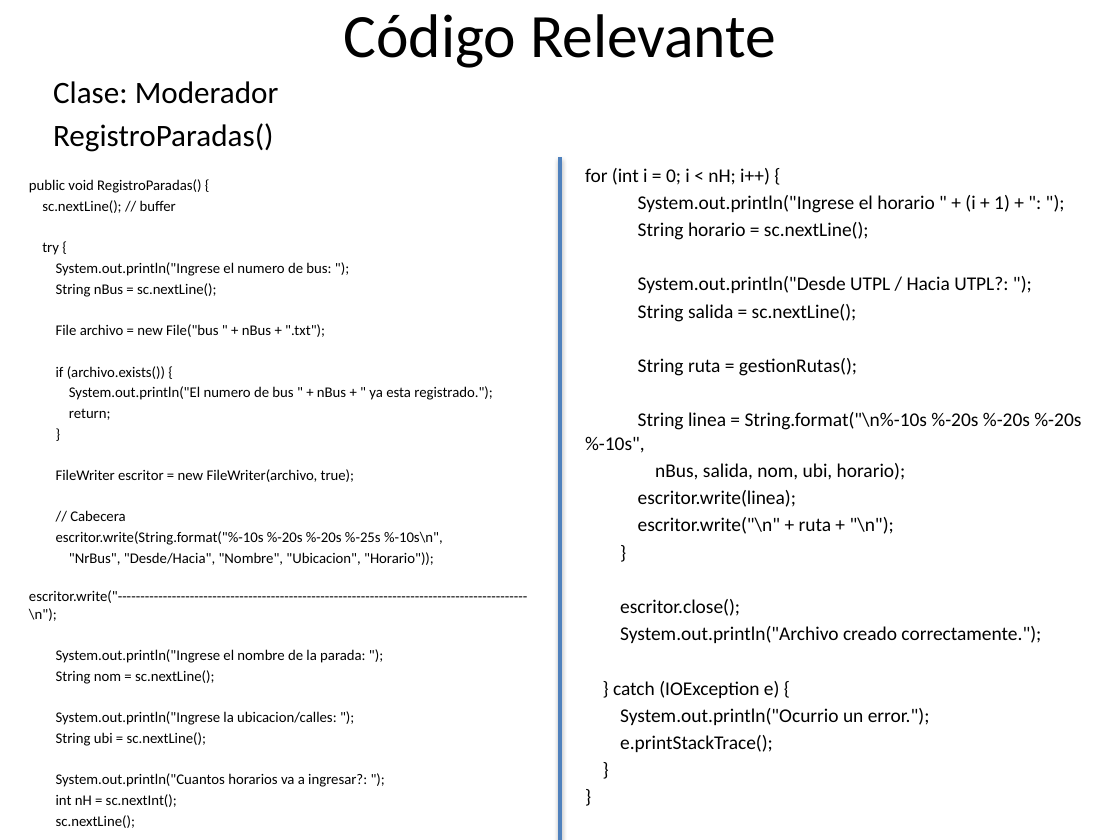
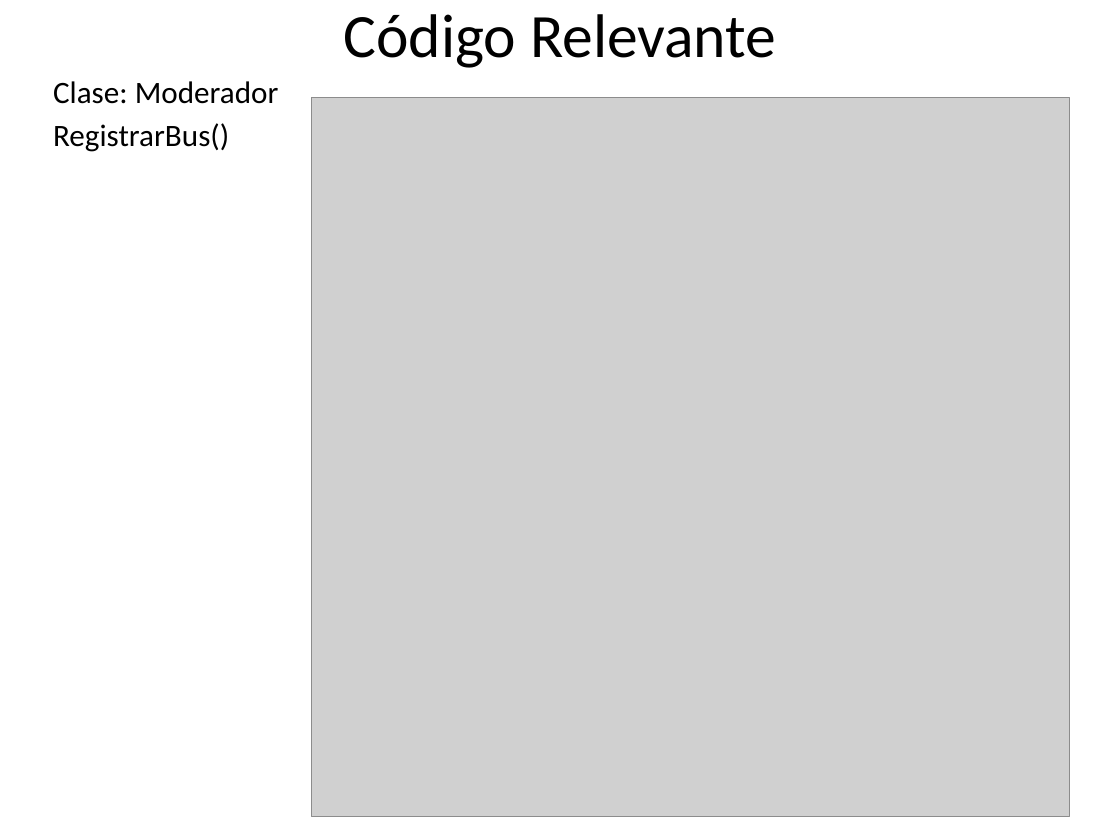
Before and after one commit to ProOrientadaObjetos-P-D-AA2025/aab1-25-proyecto-bimestral-1er-bim-grupal-JairoMacas-P, a slide deck: slide 6 of Varios/Presentacion_GestionBuses.pptx. Drawn at 1120x840 pixels with LibreOffice and Linux fonts; fonts in the diff are those of the drawing; grey boxes stand for pictures; background and template pictures are left out. Boxes give left, top, right and bottom in pixels: in the first picture for what was removed or moved away, otherwise in the second. Text is boxed around its words. In the diff, an @@ line names an element or a change of style, - is before the commit and + after.

```diff
--- a/Varios/Presentacion_GestionBuses.pptx
+++ b/Varios/Presentacion_GestionBuses.pptx
@@ picture added at bbox=[311, 97, 1068, 816] @@
@@ text at bbox=[53, 123, 229, 152]: text changed @@
-RegistroParadas()
+RegistrarBus()
@@ text removed at bbox=[29, 179, 527, 828] @@
-public void RegistroParadas() {
-sc.nextLine(); // buffer
-try {
-System.out.println("Ingrese el numero de bus: ");
-String nBus = sc.nextLine();
-File archivo = new File("bus " + nBus + ".txt");
-if (archivo.exists()) {
-System.out.println("El numero de bus " + nBus + " ya esta registrado.");
-return;
-}
-FileWriter escritor = new FileWriter(archivo, true);
-// Cabecera
-escritor.write(String.format("%-10s %-20s %-20s %-25s %-10s\n",
-"NrBus", "Desde/Hacia", "Nombre", "Ubicacion", "Horario"));
-escritor.write("-------------------------------------------------------------------------------------------\n");
-System.out.println("Ingrese el nombre de la parada: ");
-String nom = sc.nextLine();
-System.out.println("Ingrese la ubicacion/calles: ");
-String ubi = sc.nextLine();
-System.out.println("Cuantos horarios va a ingresar?: ");
-int nH = sc.nextInt();
-sc.nextLine();
@@ line removed from (560, 157) to (560, 840) @@
@@ text removed at bbox=[585, 168, 1081, 752] @@
-for (int i = 0; i < nH; i++) {
-System.out.println("Ingrese el horario " + (i + 1) + ": ");
-String horario = sc.nextLine();
-System.out.println("Desde UTPL / Hacia UTPL?: ");
-String salida = sc.nextLine();
-String ruta = gestionRutas();
-String linea = String.format("\n%-10s %-20s %-20s %-20s %-10s",
-nBus, salida, nom, ubi, horario);
-escritor.write(linea);
-escritor.write("\n" + ruta + "\n");
-}
-escritor.close();
-System.out.println("Archivo creado correctamente.");
-} catch (IOException e) {
-System.out.println("Ocurrio un error.");
-e.printStackTrace();
-}
-}
```
Also in this commit, not shown: 4 other slides changed, 3 slides added, 2 slides removed, 43 other files.
